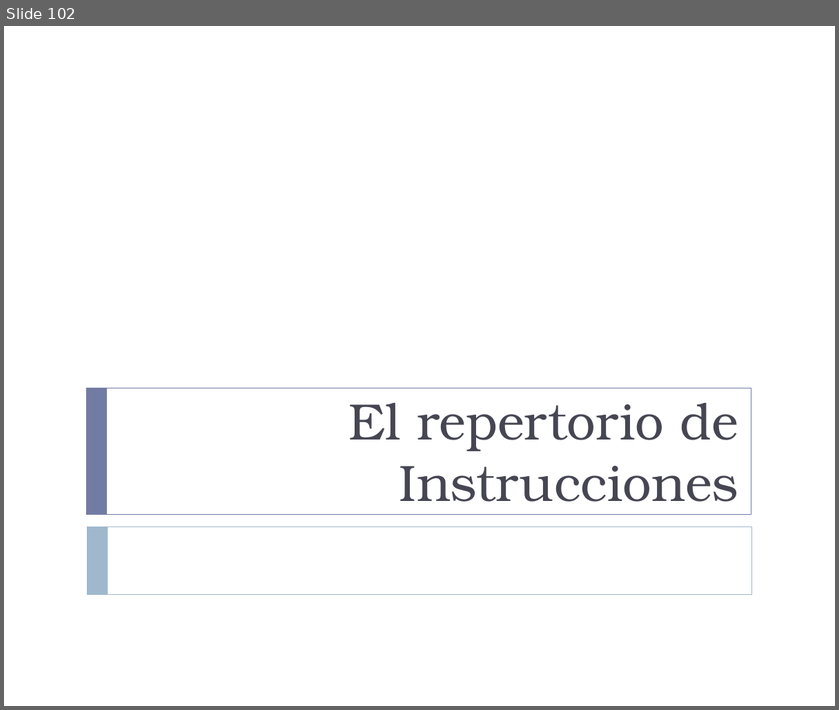
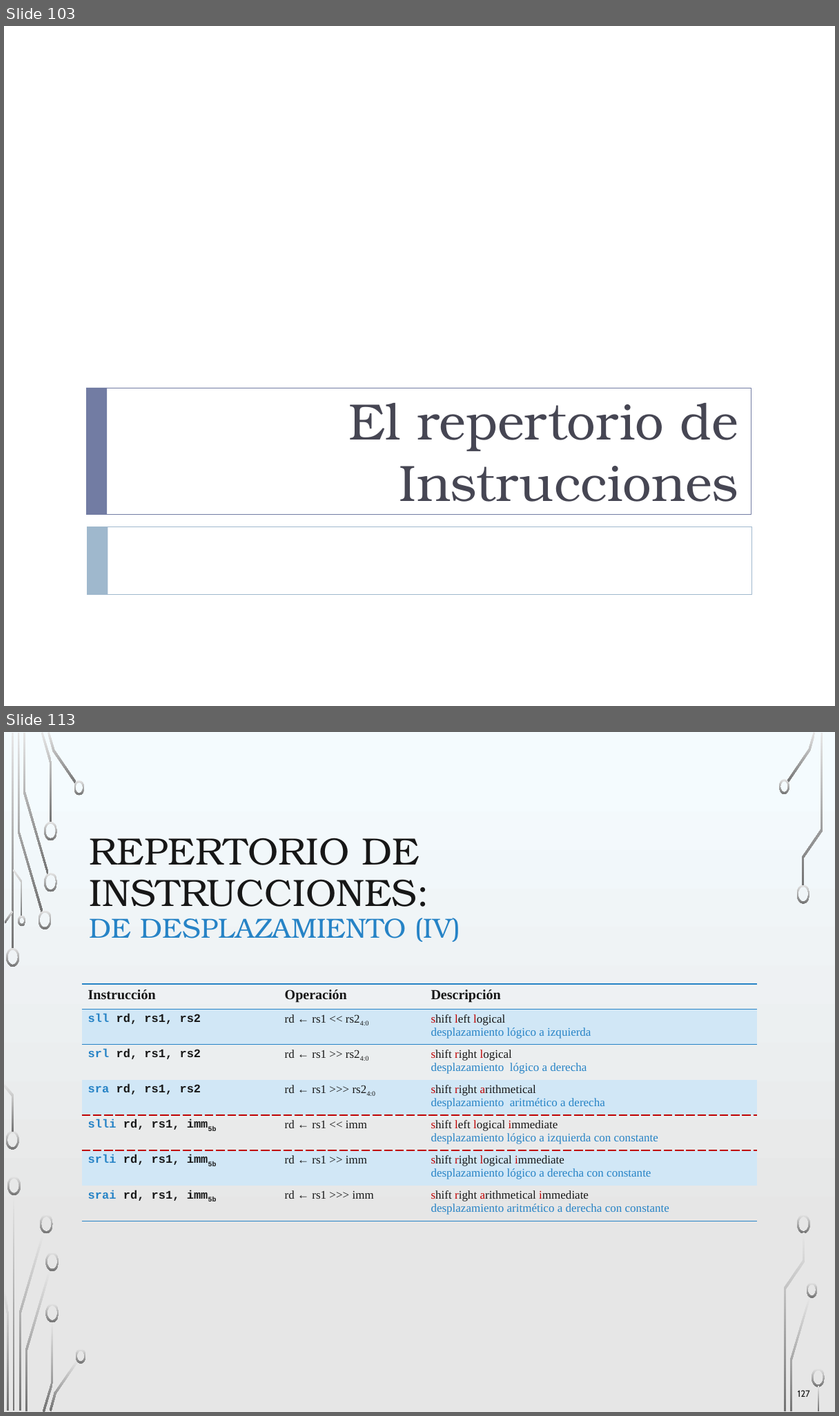
Before and after one commit to luisfromero/fucomp, a slide deck: temas/tema2.pptx. Shown one above the other, each under a label of ours: slide 102 before the commit, slides 103 and 113 after it; the slides between them are not shown. The pictures are 839x710 and 839x1416 pixels, drawn with LibreOffice and Linux fonts; fonts in the diff are those of the drawing; background and template pictures are left out. Boxes give left, top, right and bottom in pixels: in the first picture for what was removed or moved away, otherwise in the second. Text is boxed around its words. In the diff, an @@ line names an element or a change of style, - is before the commit and + after.

```diff
--- a/temas/tema2.pptx
+++ b/temas/tema2.pptx
@@ slide 113 added at <box>4,732,835,1412</box>, background picture (left out) @@
@@ title added at <box>90,838,461,942</box>, 35.7 pt, text #171717 @@
+REPERTORIO DE INSTRUCCIONES:
+DE DESPLAZAMIENTO (IV)
@@ table added at <box>81,984,755,1221</box>, 7 rows, 3 columns @@
+Instrucción | Operación | Descripción
+sll rd, rs1, rs2 | rd ← rs1 << rs24:0 | shift left logical / desplazamiento lógico a izquierda
+srl rd, rs1, rs2 | rd ← rs1 >> rs24:0 | shift right logical / desplazamiento lógico a derecha
+sra rd, rs1, rs2 | rd ← rs1 >>> rs24:0 | shift right arithmetical / desplazamiento aritmético a derecha
+slli rd, rs1, imm5b | rd ← rs1 << imm | shift left logical immediate desplazamiento lógico a izquierda con constante
+srli rd, rs1, imm5b | rd ← rs1 >> imm | shift right logical immediate desplazamiento lógico a derecha con constante
+srai rd, rs1, imm5b | rd ← rs1 >>> imm | shift right arithmetical immediate desplazamiento aritmético a derecha con constante
@@ page number added at <box>797,1390,810,1396</box>, 8.5 pt, text #171717 @@
+127
@@ group added at <box>4,732,824,1412</box>: 33 freeform shapes, 3 rectangles @@
@@ what was slide 102 is now slide 103 @@
```
Also in this commit, not shown: 16 slides changed, 25 other slides added, 14 slides removed, 5 other files.
